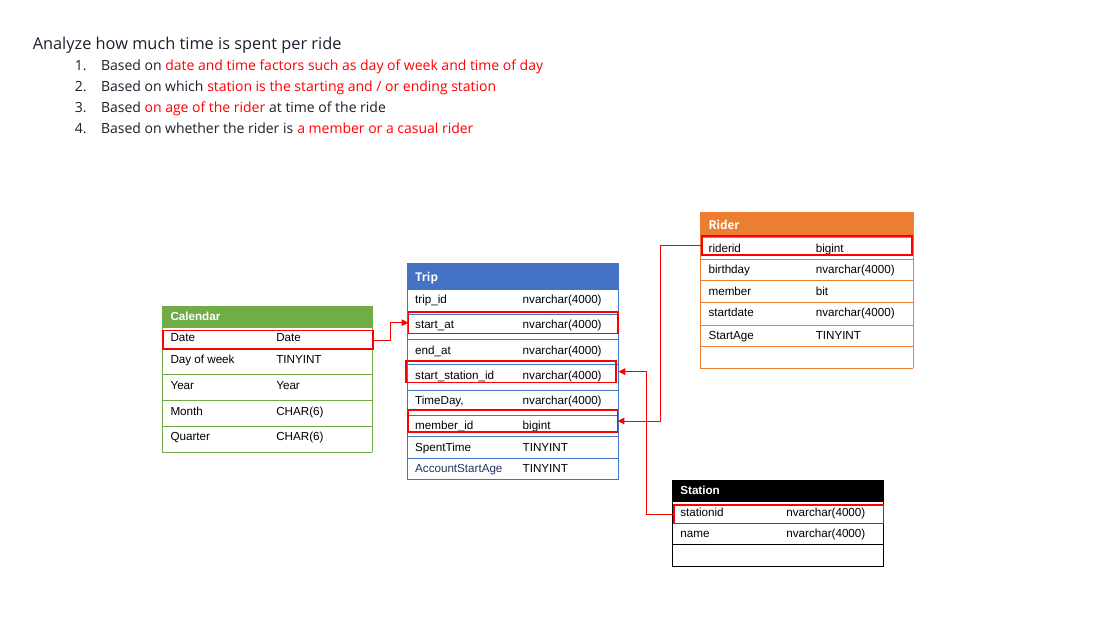
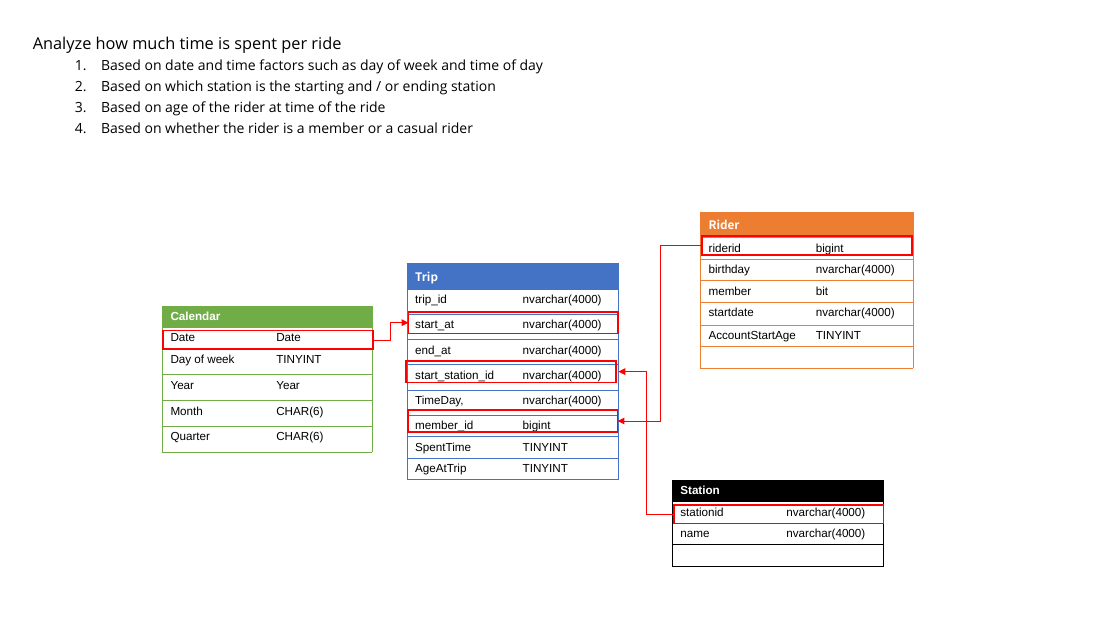
Before and after one commit to fbamuse/Udacity-Data-Engineering-with-Microsoft-Azure, a slide deck: slide 4 of BikeShareDataAnalytics/StarSchemaDesigned .pptx. Drawn at 1120x630 pixels with LibreOffice and Linux fonts; fonts in the diff are those of the drawing. Boxes give left, top, right and bottom in pixels: in the first picture for what was removed or moved away, otherwise in the second. Text is boxed around its words. In the diff, an @@ line names an element or a change of style, - is before the commit and + after.

```diff
--- a/BikeShareDataAnalytics/StarSchemaDesigned .pptx
+++ b/BikeShareDataAnalytics/StarSchemaDesigned .pptx
@@ text "Analyze how much time is ..." at (33,36,543,133): text colour #1A202C to #000000 in "Analyze how much time is spent per ...", "Based on", "Based on which", "Based at time of the ride" and 1 more places; text colour #FF0000 to #000000 in "date and time factors such as day ...", "station is the starting and / or ...", "on age of the rider", "a member or a casual rider" @@
@@ table at (701,213,914,371) @@
-row 6, column 1: StartAge
+row 6, column 1: AccountStartAge
@@ table at (407,264,618,480) @@
-row 9, column 1: AccountStartAge
+row 9, column 1: AgeAtTrip
```
Also in this commit, not shown: 3 other slides changed, 4 other files.
